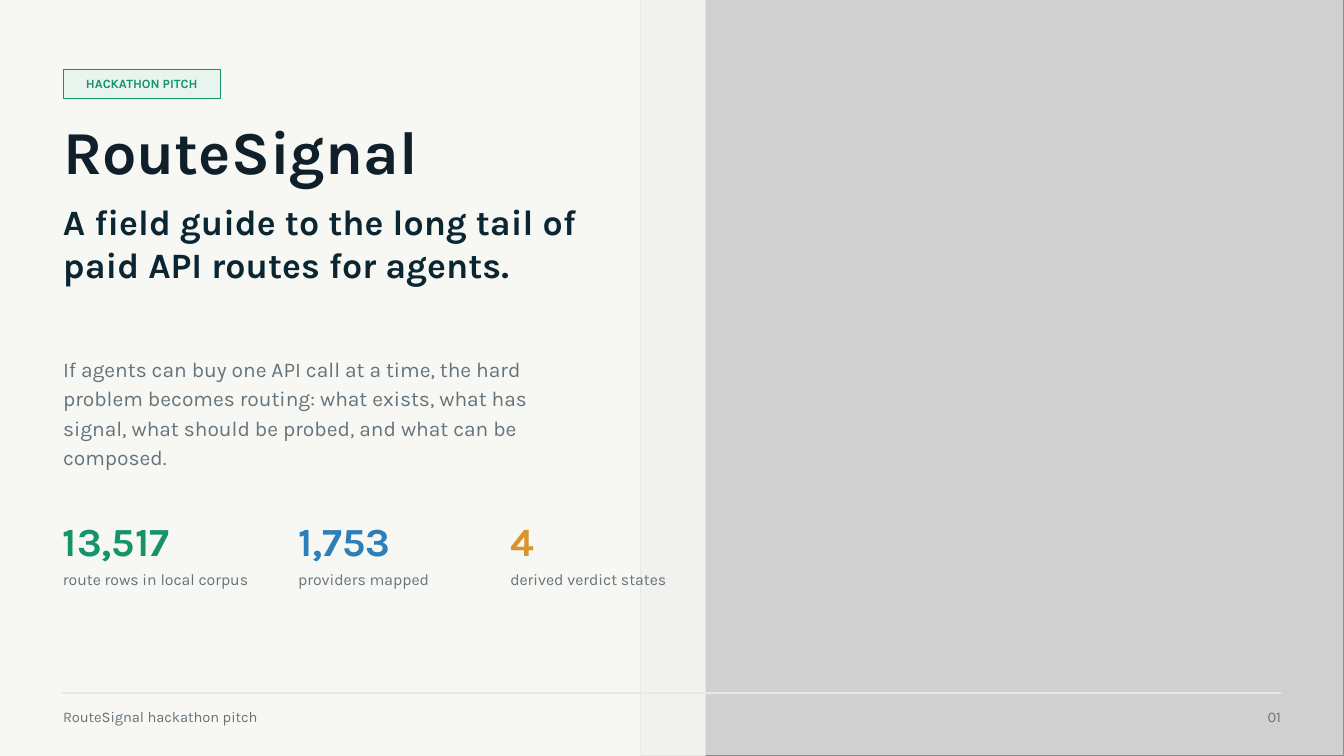
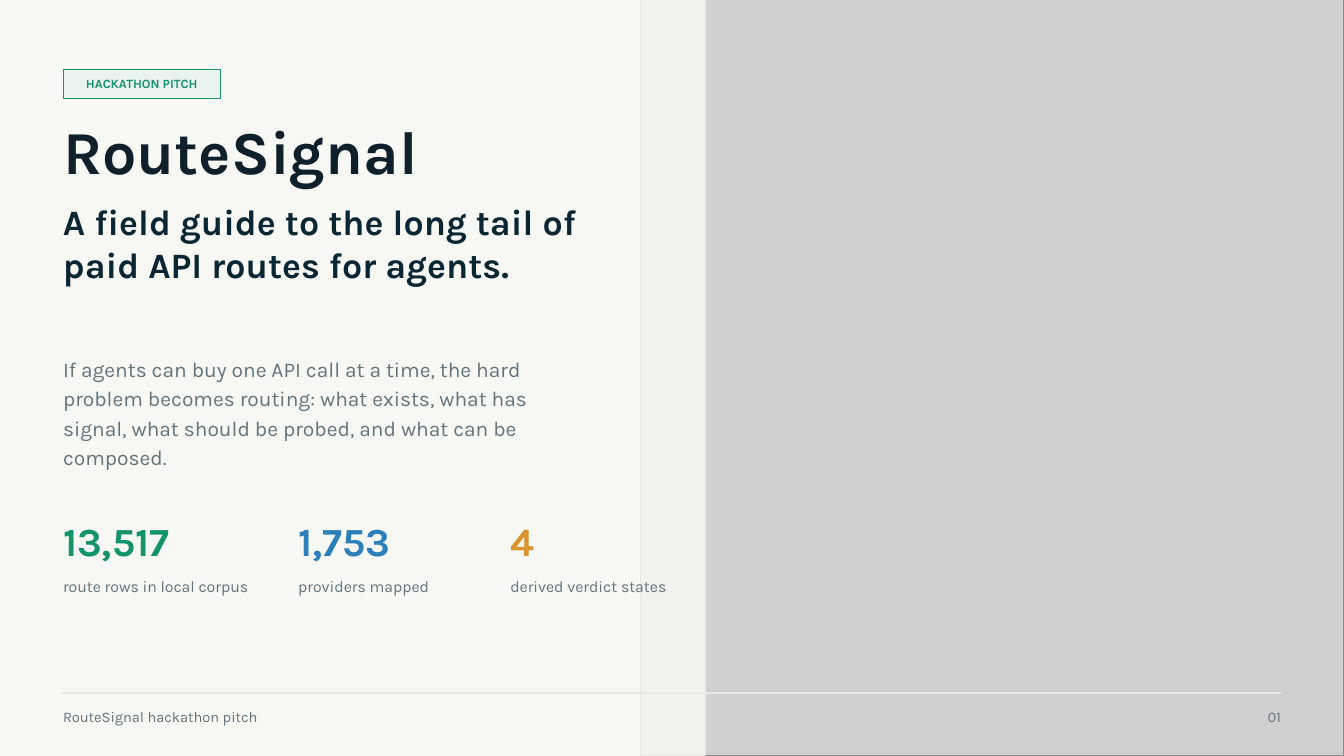
Before and after one commit to greenforestpath/routesignal, a slide deck: slide 1 of pitch/routesignal-hackathon-pitch.pptx. Drawn at 1344x756 pixels with LibreOffice and Linux fonts; fonts in the diff are those of the drawing; grey boxes stand for pictures. Boxes give left, top, right and bottom in pixels: in the first picture for what was removed or moved away, otherwise in the second. Text is boxed around its words. In the diff, an @@ line names an element or a change of style, - is before the commit and + after.

Commit message:
Tighten RouteSignal pitch render
Refine pitch metric sizing, slide spacing, and regenerated PowerPoint/render artifacts after visual layout adjustments.

Timestamp: 2026-05-21T04:11:05Z

```diff
--- a/pitch/routesignal-hackathon-pitch.pptx
+++ b/pitch/routesignal-hackathon-pitch.pptx
@@ text "route rows in local corpus": place and size @@
-text "route rows in local corpus" at (63,574,249,589)
+text "route rows in local corpus" at (63,581,249,596)
@@ text "providers mapped": place and size @@
-text "providers mapped" at (298,574,429,589)
+text "providers mapped" at (298,581,429,596)
@@ text "derived verdict states": place and size @@
-text "derived verdict states" at (510,574,666,585)
+text "derived verdict states" at (510,581,666,592)
```
Also in this commit, not shown: 3 other slides changed, 18 other files.
